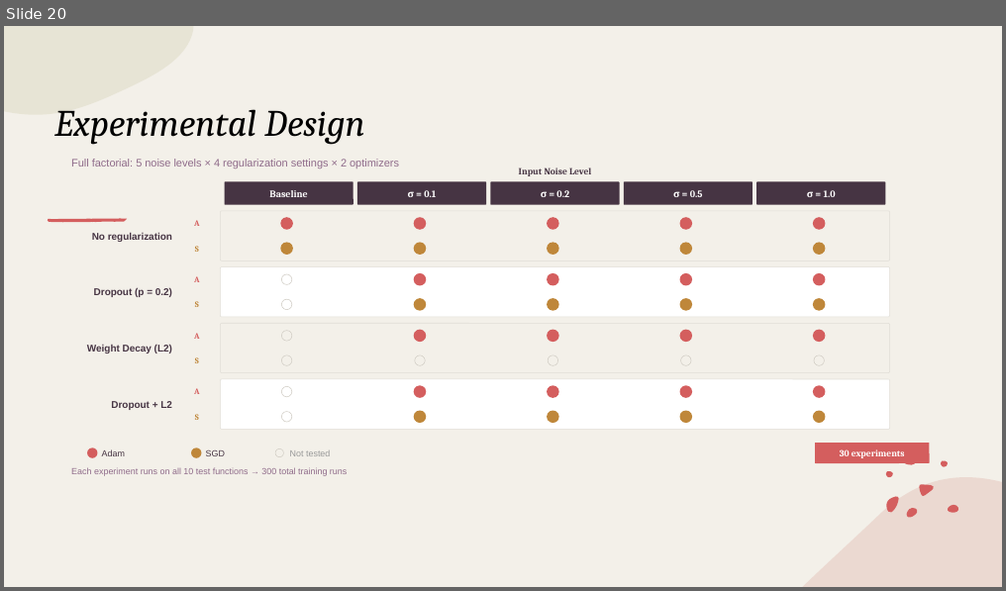
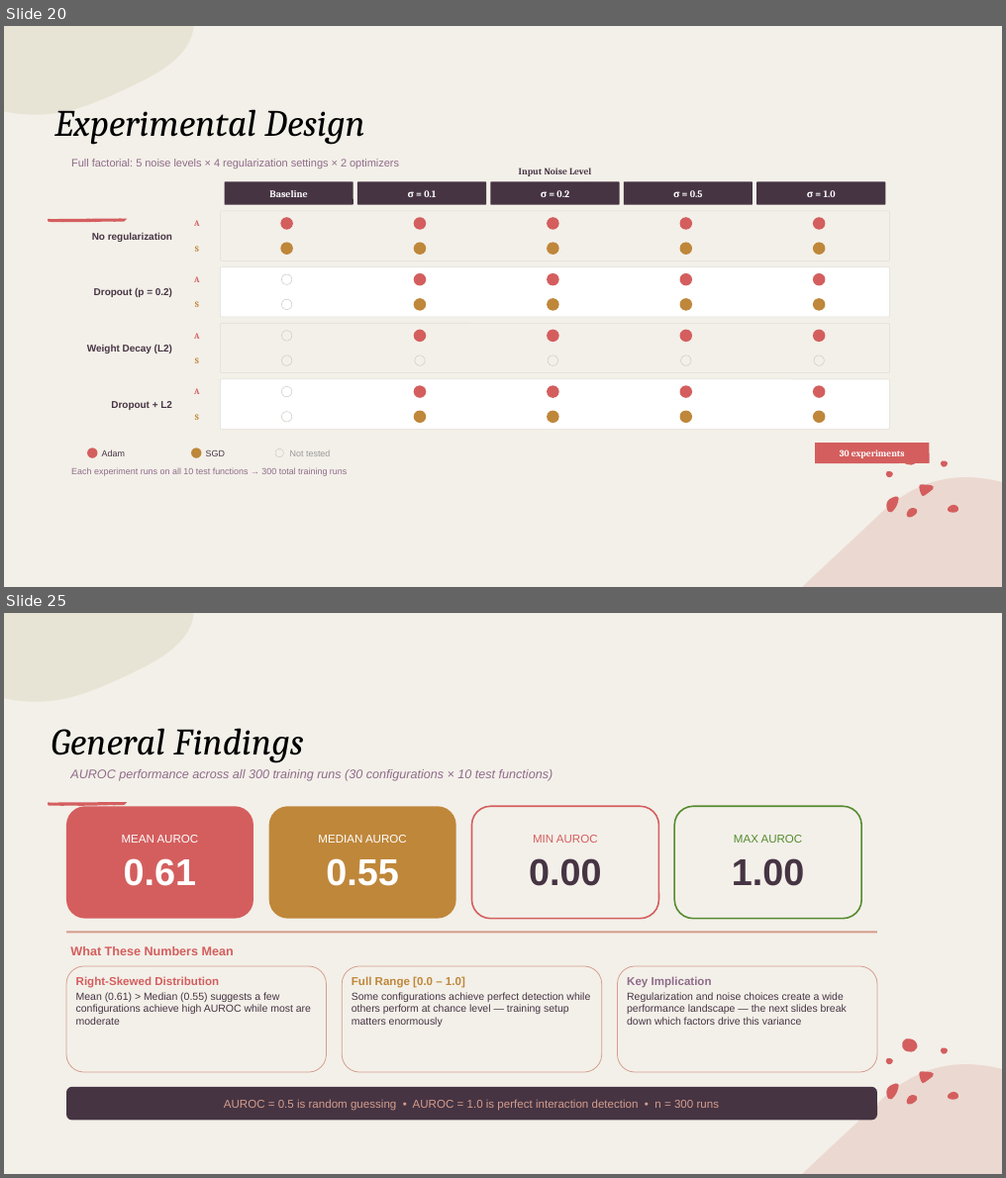
Before and after one commit to EdouarddDw/MLP-Interaction-Detection, a slide deck: mid term prezsention.pptx. Shown one above the other, each under a label of ours: slide 20 before the commit, slides 20 and 25 after it; the slides between them are not shown. The pictures are 1006x591 and 1006x1178 pixels, drawn with LibreOffice and Linux fonts; fonts in the diff are those of the drawing. Boxes give left, top, right and bottom in pixels: in the first picture for what was removed or moved away, otherwise in the second. Text is boxed around its words. In the diff, an @@ line names an element or a change of style, - is before the commit and + after.

```diff
--- a/mid term prezsention.pptx
+++ b/mid term prezsention.pptx
@@ slide 25 added at bbox=[4, 613, 1002, 1174], background #F3F0E9; not listed: 9 template elements that a slide beside it also shows @@
@@ title added at bbox=[52, 728, 303, 762], 36 pt, text #000000, italic @@
+General Findings
@@ text added at bbox=[70, 769, 553, 781], 12 pt, text #8F6B8A, italic @@
+AUROC performance across all 300 training runs (30 configurations × 10 test functions)
@@ group added at bbox=[48, 802, 127, 806]: 5 freeform shapes @@
@@ rounded rectangle added at bbox=[66, 806, 253, 919], fill #D45E5E, 11 pt, text #FFFFFF @@
+MEAN AUROC
+0.61
@@ rounded rectangle added at bbox=[269, 806, 456, 919], fill #BF873A, 11 pt, text #FFFFFF @@
+MEDIAN AUROC
+0.55
@@ rounded rectangle added at bbox=[472, 806, 659, 919], outline #D45E5E 1.5 pt, 11 pt, text #D45E5E @@
+MIN AUROC
+0.00
@@ rounded rectangle added at bbox=[675, 806, 862, 919], outline #558B2F 1.5 pt, 11 pt, text #558B2F @@
+MAX AUROC
+1.00
@@ rectangle added at bbox=[66, 931, 877, 934], fill #D49D8C @@
@@ rounded rectangle added at bbox=[66, 966, 326, 1072], outline #D49D8C 0.75 pt, 10 pt, text #463443 @@
+Right-Skewed Distribution
+Mean (0.61) > Median (0.55) suggests a few configurations achieve high AUROC while most are moderate
@@ text added at bbox=[70, 947, 234, 956], 12 pt, text #D45E5E, bold @@
+What These Numbers Mean
@@ rounded rectangle added at bbox=[342, 966, 601, 1072], outline #D49D8C 0.75 pt, 10 pt, text #463443 @@
+Full Range [0.0 – 1.0]
+Some configurations achieve perfect detection while others perform at chance level — training setup matters enormously
@@ rounded rectangle added at bbox=[617, 966, 877, 1072], outline #D49D8C 0.75 pt, 10 pt, text #463443 @@
+Key Implication
+Regularization and noise choices create a wide performance landscape — the next slides break down which factors drive this variance
@@ rounded rectangle added at bbox=[66, 1087, 877, 1120], fill #463443, 11 pt, text #D49D8C @@
+AUROC = 0.5 is random guessing • AUROC = 1.0 is perfect interaction detection • n = 300 runs
```
Also in this commit, not shown: 6 slides changed, 11 other slides added, 7 slides removed, 3 other files.
